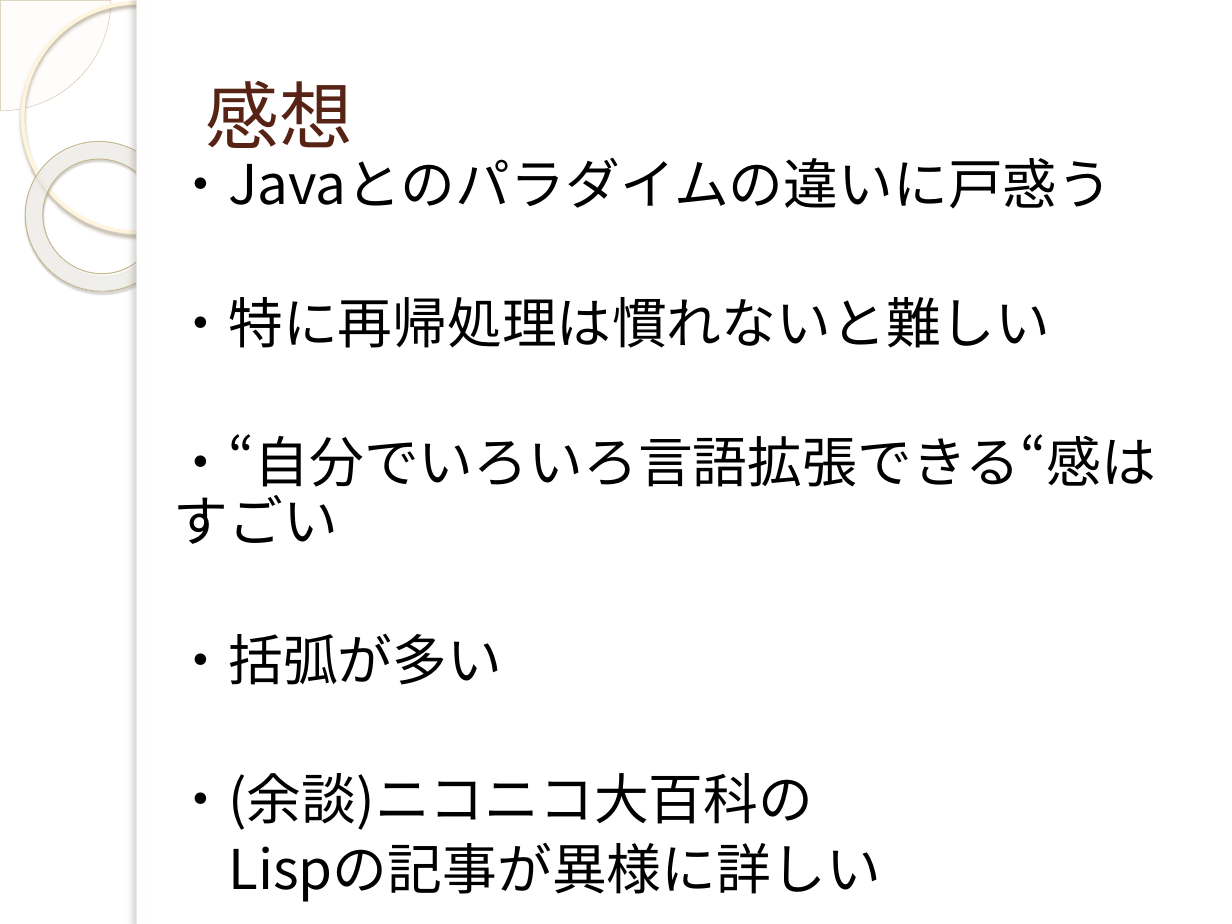
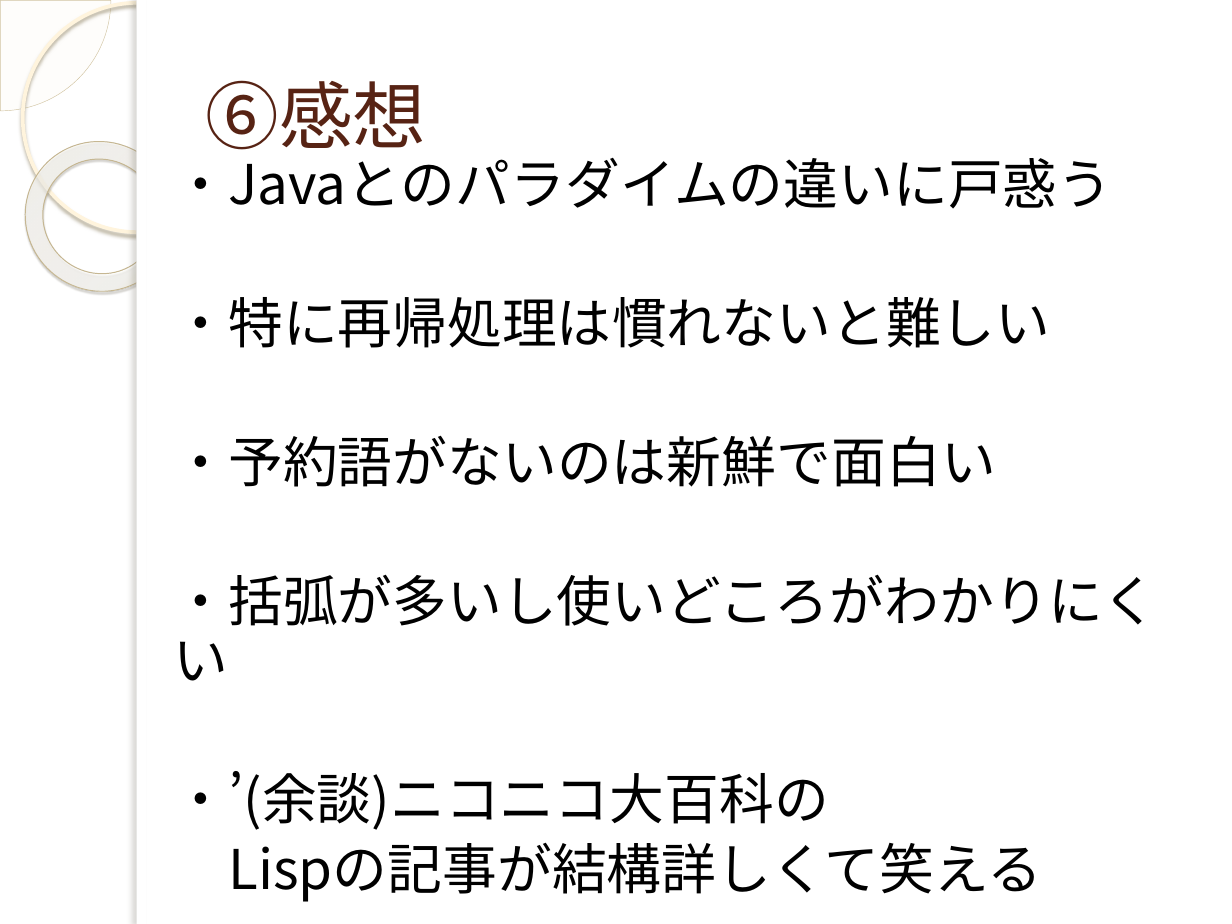
Before and after one commit to yuridonus/FEstudy, a slide deck: slide 31 of scheme.pptx (slide 36 before the commit). Drawn at 1232x924 pixels with LibreOffice and Linux fonts; fonts in the diff are those of the drawing; background and template pictures are left out. Boxes give left, top, right and bottom in pixels: in the first picture for what was removed or moved away, otherwise in the second. Text is boxed around its words. In the diff, an @@ line names an element or a change of style, - is before the commit and + after.

```diff
--- a/scheme.pptx
+++ b/scheme.pptx
@@ title at [206, 80, 427, 162]: text changed @@
-感想
+⑥感想
@@ text at [174, 435, 1158, 902]: text changed @@
-・“自分でいろいろ言語拡張できる“感はすごい
-・括弧が多い
-・(余談)ニコニコ大百科の
-Lispの記事が異様に詳しい
+・予約語がないのは新鮮で面白い
+・括弧が多いし使いどころがわかりにくい
+・’(余談)ニコニコ大百科の
+Lispの記事が結構詳しくて笑える
```
Also in this commit, not shown: 18 other slides changed, 1 slide added, 6 slides removed, 3 other files.
